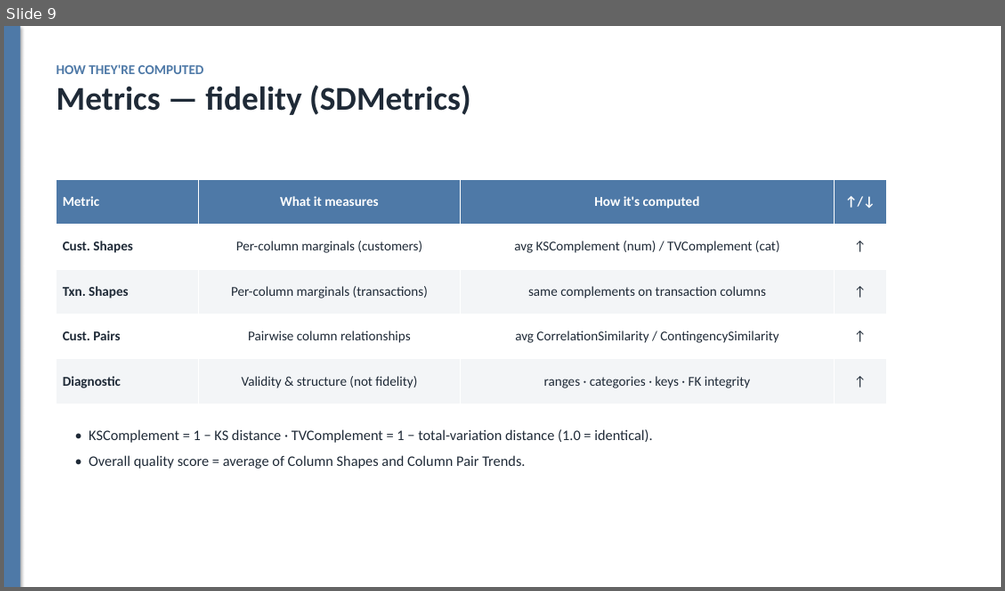
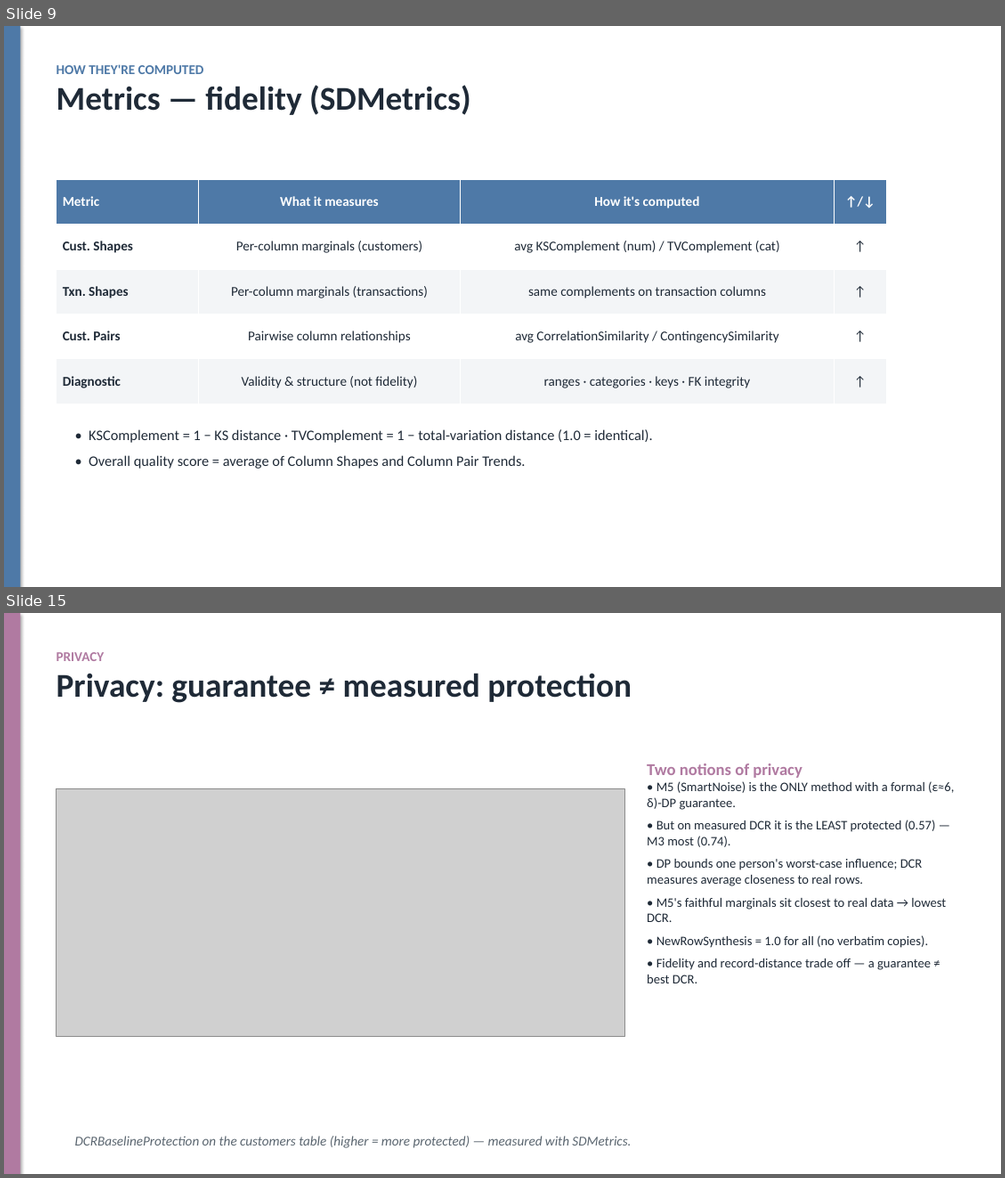
Before and after one commit to dylanwang2111/synthetic_data_gen, a slide deck: slides.pptx. Shown one above the other, each under a label of ours: slide 9 before the commit, slides 9 and 15 after it; the slides between them are not shown. The pictures are 1005x591 and 1005x1178 pixels, drawn with LibreOffice and Linux fonts; fonts in the diff are those of the drawing; grey boxes stand for pictures. Boxes give left, top, right and bottom in pixels: in the first picture for what was removed or moved away, otherwise in the second. Text is boxed around its words. In the diff, an @@ line names an element or a change of style, - is before the commit and + after.

```diff
--- a/slides.pptx
+++ b/slides.pptx
@@ slide 15 added at (x1=4, y1=613, x2=1001, y2=1174), background #FFFFFF @@
@@ rectangle added at (x1=4, y1=613, x2=20, y2=1174), fill #B07AA1 @@
@@ text added at (x1=57, y1=652, x2=631, y2=703), 32 pt, text #1F2A37, bold @@
+PRIVACY
+Privacy: guarantee ≠ measured protection
@@ text added at (x1=647, y1=763, x2=954, y2=983), 12.5 pt, text #1F2A37 @@
+Two notions of privacy
+• M5 (SmartNoise) is the ONLY method with a formal (ε≈6, δ)-DP guarantee.
+• But on measured DCR it is the LEAST protected (0.57) — M3 most (0.74).
+• DP bounds one person's worst-case influence; DCR measures average closeness to real rows.
+• M5's faithful marginals sit closest to real data → lowest DCR.
+• NewRowSynthesis = 1.0 for all (no verbatim copies).
+• Fidelity and record-distance trade off — a guarantee ≠ best DCR.
@@ picture added at (x1=57, y1=788, x2=624, y2=1036) @@
@@ text added at (x1=75, y1=1135, x2=631, y2=1148), 13 pt, text #5B6670, italic @@
+DCRBaselineProtection on the customers table (higher = more protected) — measured with SDMetrics.
```
Also in this commit, not shown: 7 slides changed, 37 other files.
